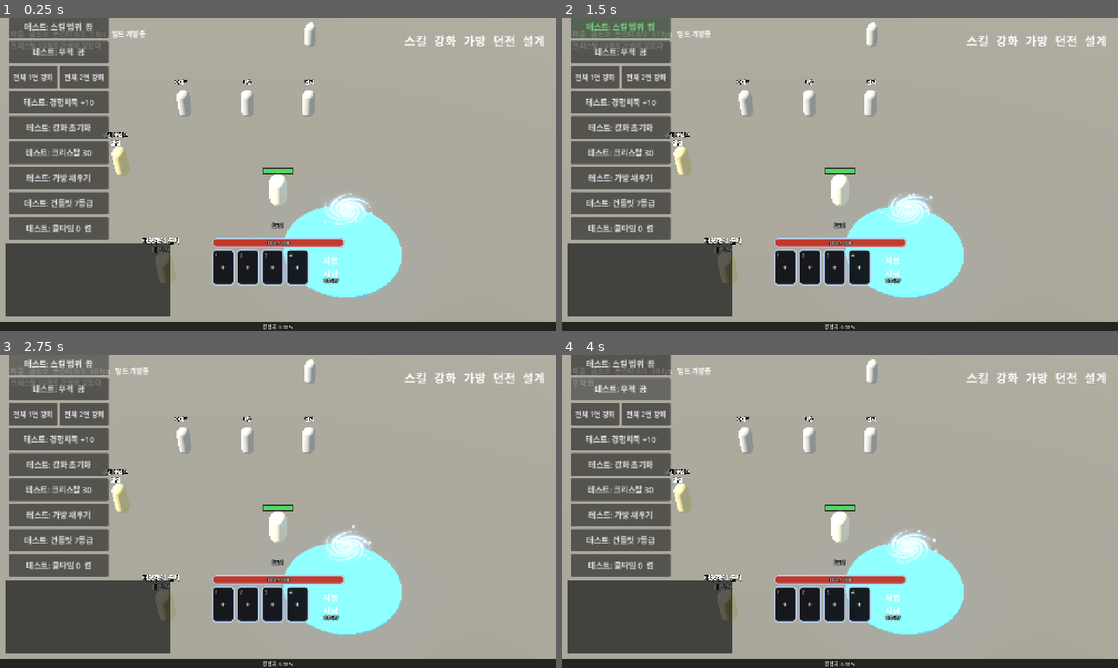
Above: before the commit, frames 1-4 (two rows, left to right).
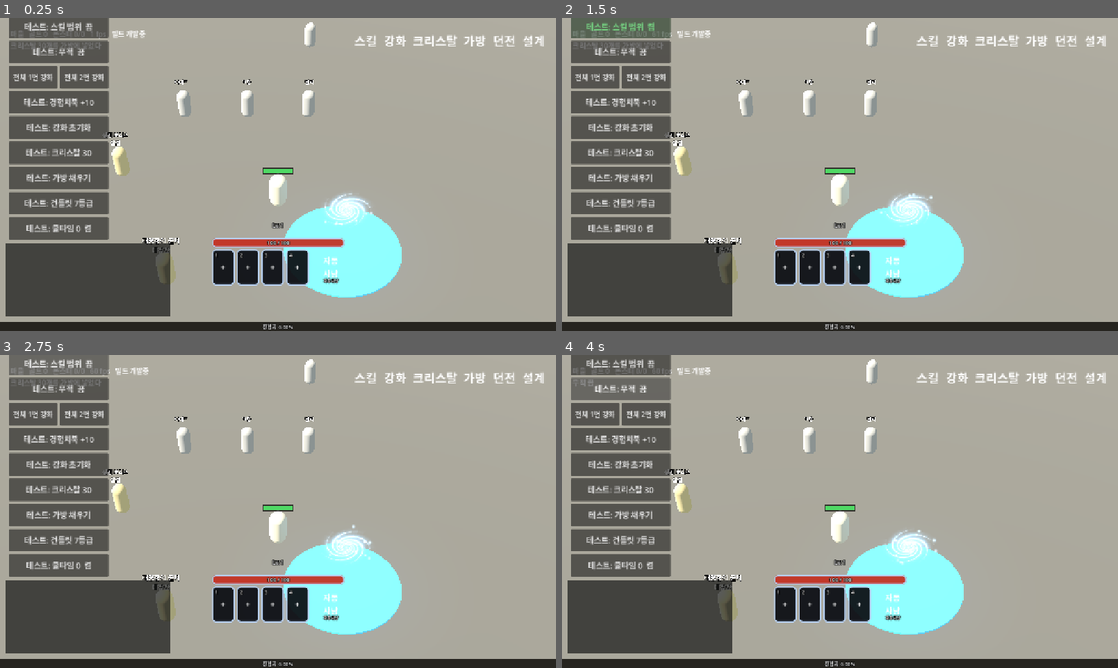
Above: after the commit, the same moments.

Repository: gogoalswo/MMORPG
Game: Godot game, scene res://main.tscn
Two runs of this game, one before a commit and one after it. Both use one fixed random seed, a clock stepped at 60 frames per second and the inputs below.
Inputs (mouse positions are in pixels of both pictures, inside the frame that each line leads up to):
- Up to frame 1 (0.25 s): no input
- Up to frame 2 (1.5 s): click (784, 268) at 0.52 s; click "테스트: 스킬 범위 끔" at 1.25 s
- Up to frame 3 (2.75 s): click "테스트: 스킬 범위 켬" at 2 s
- Up to frame 4 (4 s): click "테스트: 무적 끔" at 2.75 s; click "테스트: 무적 켬" at 3.5 s

The runs differ from the first frame. In frame 1, 0.3% of the frame differs, in the area x 63-83%, y 5-10%; in frame 2, 0.3%; in frame 3, 0.3%; in frame 4, 0.3%.

Commit message:
가방 옆에 크리스탈 단추: 인벤토리·장비 창과 크리스탈 강화 창을 같이 연다
Co-Authored-By: Claude Opus 5.5 <noreply@anthropic.com>
Claude-Session: https://claude.ai/code/session_011jysY1YDTjEPDP8dDQZuye

Diff:
--- a/godot/game/game.gd
+++ b/godot/game/game.gd
@@ -1572,6 +1572,21 @@
 	_show_bag_detail()
 
 
+## 오른쪽 위 "크리스탈" — 인벤토리·장비 창과 크리스탈 창을 같이 연다. 대상은 두 창의 장비
+## 칸을 눌러 고른다 (가방에서 크리스탈 "사용" 을 누른 것과 같은 상태). 다시 누르면 셋 다 닫는다
+func _toggle_crystal() -> void:
+	var open := not _crystal_panel.visible
+	_enhance.hide_now()
+	_bag_panel.visible = open
+	_gear_panel.visible = open
+	_bag_pick = {}
+	_detail_panel.visible = false
+	_crystal_panel.visible = open
+	_crystal_target = {}
+	if open:
+		_redraw_bag()
+
+
 ## 크리스탈 창 X — 상세 창으로 돌아가지 않고 둘 다 닫는다 (칸을 다시 누르면 상세가 뜬다)
 func _close_crystal() -> void:
 	_crystal_panel.visible = false
@@ -2123,6 +2138,10 @@
 		# 강화 — 가방 왼쪽 옆 (2026-09-24 요청 "가방 ui 옆에 강화 ui 버튼 만들어").
 		# 오른쪽 옆은 던전 자리다. 아직 그림이 없어 글자로 나온다
 		_icon_button("ui_icon_enhance", "강화", _toggle_enhance),
+		# 크리스탈 강화 — 가방 바로 왼쪽 (2026-09-24 요청 "크리스탈 사용해서 강화하는 ui도 따로
+		# 버튼을 만들고 싶어. 가방 옆에"). 오른쪽 옆은 던전이라 강화를 한 칸 밀었다.
+		# UI 결 그림(`ui_icon_crystal`)이 아직 없어 가방 아이콘 `crystal.png` 를 쓴다
+		_icon_button("crystal", "크리스탈", _toggle_crystal),
 		_icon_button("ui_icon_bag", "가방", _toggle_bag),
 		# 던전 — 가방 바로 옆 (2026-09-23 요청). 아직 그림이 없어 글자로 나온다
 		_icon_button("ui_icon_dungeon", "던전", _toggle_dungeon),
--- a/godot/tests/ui_test.gd
+++ b/godot/tests/ui_test.gd
@@ -333,12 +333,12 @@
 
 	# 오른쪽 위 메뉴 — 화면 안, 묶음과 안 겹침.
 	# 스킬·가방·던전·설계(디버그) 넷이다 — 설계 재현 창은 문서 9장 5번의 디버그 수단이다
-	# 스킬 · 강화 · 가방 · 던전 · 설계 (강화는 2026-09-24 에 가방 왼쪽 옆에 더했다)
-	if game._menu_cells.size() != 5:
-		_fail("오른쪽 위 단추가 5개여야 하는데 %d개" % game._menu_cells.size())
+	# 스킬 · 강화 · 크리스탈 · 가방 · 던전 · 설계 (강화·크리스탈은 2026-09-24 에 가방 왼쪽에 더했다)
+	if game._menu_cells.size() != 6:
+		_fail("오른쪽 위 단추가 6개여야 하는데 %d개" % game._menu_cells.size())
 		return
 	var skill_rect: Rect2 = game._menu_cells[0].get_global_rect()
-	var bag_rect: Rect2 = game._menu_cells[2].get_global_rect()
+	var bag_rect: Rect2 = game._menu_cells[3].get_global_rect()
 	if bag_rect.end.x > screen.x or skill_rect.position.y < 0.0 or bag_rect.position.y > 120.0:
 		_fail("메뉴 단추가 오른쪽 위에 안 붙었다: %s / %s" % [skill_rect, bag_rect])
 	if skill_rect.intersects(hp_rect) or skill_rect.intersects(badge):
@@ -350,16 +350,33 @@
 	if not game._skill_panel.visible:
 		_fail("오른쪽 위 스킬 단추를 눌렀는데 스킬창이 안 열렸다")
 	game._toggle_skills()
-	game._menu_cells[2].find_child("hit", true, false).pressed.emit()
+	game._menu_cells[3].find_child("hit", true, false).pressed.emit()
 	await process_frame
 	if not game._bag_panel.visible:
 		_fail("오른쪽 위 가방 단추를 눌렀는데 가방이 안 열렸다")
 	game._toggle_bag()
 	await process_frame
-	# 강화 — 가방 **바로 왼쪽**. 누르면 강화 팝업이 대상 없이 **다중 강화 · 전체** 목록으로 뜬다
+	# 크리스탈 — 가방 **바로 왼쪽**. 누르면 인벤토리·장비 창과 크리스탈 창이 같이 뜨고,
+	# 장비 칸을 누르면 대상이 된다. 다시 누르면 셋 다 닫힌다
+	var cry_rect: Rect2 = game._menu_cells[2].get_global_rect()
+	if absf(bag_rect.position.x - cry_rect.end.x) > 12.0 or absf(cry_rect.position.y - bag_rect.position.y) > 1.0:
+		_fail("크리스탈 단추가 가방 옆이 아니다: 크리스탈 %s · 가방 %s" % [cry_rect, bag_rect])
+	if game._menu_cells[2].find_children("*", "TextureRect", true, false).is_empty():
+		_fail("크리스탈 단추에 그림이 없다 — npm run sync:godot 을 돌렸나 (crystal)")
+	game._menu_cells[2].find_child("hit", true, false).pressed.emit()
+	await process_frame
+	if not (game._crystal_panel.visible and game._bag_panel.visible and game._gear_panel.visible) or game._detail_panel.visible:
+		_fail("크리스탈 단추 — 크리스탈 %s · 가방 %s · 장비 %s · 상세 %s" % [game._crystal_panel.visible, game._bag_panel.visible, game._gear_panel.visible, game._detail_panel.visible])
+	else:
+		print("  가방 옆 크리스탈: %s" % game._crystal_hint.text)
+	game._menu_cells[2].find_child("hit", true, false).pressed.emit()
+	await process_frame
+	if game._crystal_panel.visible or game._bag_panel.visible or game._gear_panel.visible:
+		_fail("크리스탈 단추를 다시 눌렀는데 창이 안 닫혔다")
+	# 강화 — 크리스탈 **바로 왼쪽**. 누르면 강화 팝업이 대상 없이 **다중 강화 · 전체** 목록으로 뜬다
 	var enh_rect: Rect2 = game._menu_cells[1].get_global_rect()
-	if absf(bag_rect.position.x - enh_rect.end.x) > 12.0 or absf(enh_rect.position.y - bag_rect.position.y) > 1.0:
-		_fail("강화 단추가 가방 옆이 아니다: 강화 %s · 가방 %s" % [enh_rect, bag_rect])
+	if absf(cry_rect.position.x - enh_rect.end.x) > 12.0 or absf(enh_rect.position.y - cry_rect.position.y) > 1.0:
+		_fail("강화 단추가 크리스탈 옆이 아니다: 강화 %s · 크리스탈 %s" % [enh_rect, cry_rect])
 	game._menu_cells[1].find_child("hit", true, false).pressed.emit()
 	await process_frame
 	var pop: EnhancePopup = game._enhance
@@ -377,15 +394,15 @@
 ## 던전 — 가방 옆 단추 → 종류 셋 → 단계 목록 → 들어가면 보스 한 마리 (docs/features/dungeons.md)
 func _case_dungeon(game: Node3D) -> void:
 	var panel: DungeonPanel = game._dungeon_panel
-	var bag_rect: Rect2 = game._menu_cells[2].get_global_rect()
-	var cell_rect: Rect2 = game._menu_cells[3].get_global_rect()
+	var bag_rect: Rect2 = game._menu_cells[3].get_global_rect()
+	var cell_rect: Rect2 = game._menu_cells[4].get_global_rect()
 	# 가방 **바로 옆**이다 (2026-09-23 요청)
 	if absf(cell_rect.position.x - bag_rect.end.x) > 12.0 or absf(cell_rect.position.y - bag_rect.position.y) > 1.0:
 		_fail("던전 단추가 가방 옆이 아니다: 가방 %s · 던전 %s" % [bag_rect, cell_rect])
 	# 글자가 아니라 그림(ui_icon_dungeon)이 나와야 한다
-	if game._menu_cells[3].find_children("*", "TextureRect", true, false).is_empty():
+	if game._menu_cells[4].find_children("*", "TextureRect", true, false).is_empty():
 		_fail("던전 단추에 그림이 없다 — npm run sync:godot 을 돌렸나 (ui_icon_dungeon)")
-	game._menu_cells[3].find_child("hit", true, false).pressed.emit()
+	game._menu_cells[4].find_child("hit", true, false).pressed.emit()
 	await process_frame
 	if not panel.visible:
 		_fail("던전 단추를 눌렀는데 창이 안 떴다")
Not shown, changed: docs/features/dungeons.md
Not shown, changed: docs/features/hud.md
Not shown, changed: docs/features/items.md
